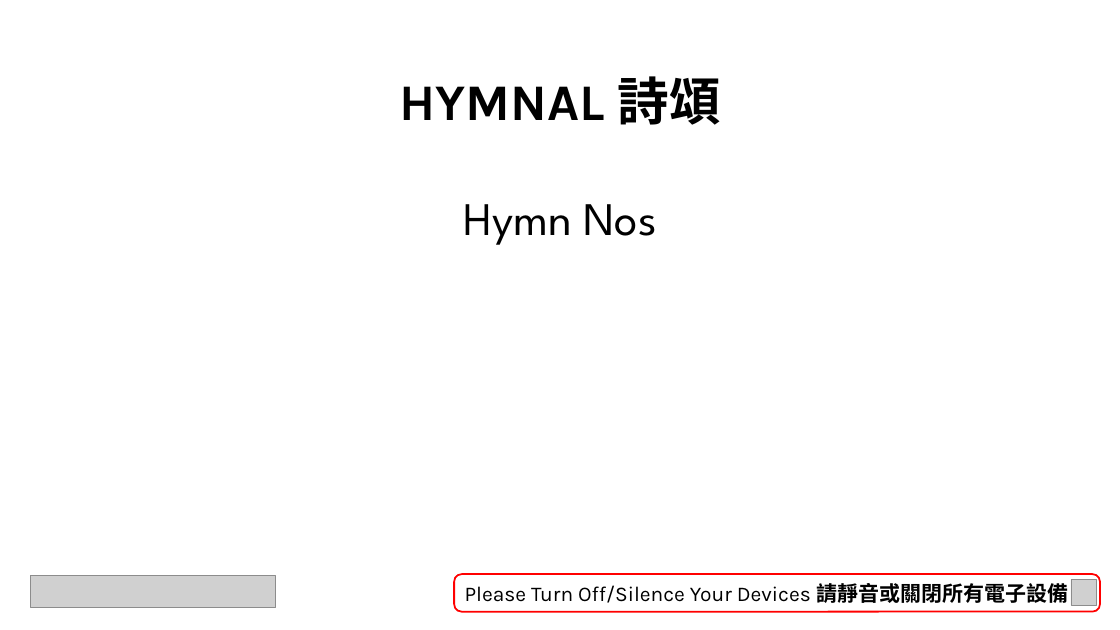
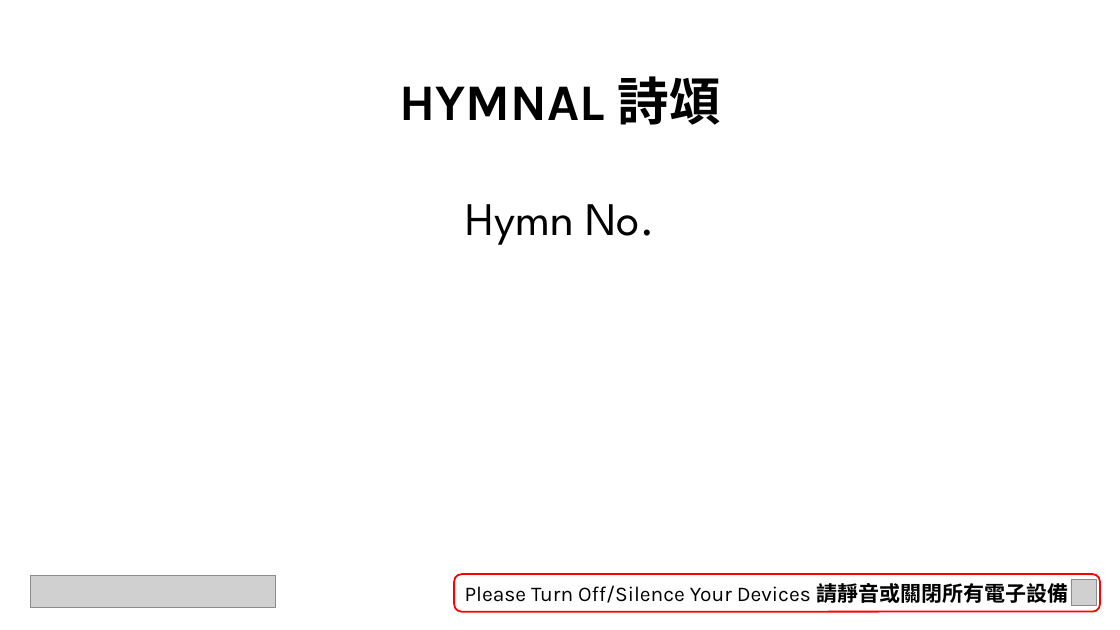
Before and after one commit to calebchanwy/tjc-powerpoint, a slide deck: slide 4 of TJCPowerPoint/Resources/ServiceWidescreen.pptx. Drawn at 1120x630 pixels with LibreOffice and Linux fonts; fonts in the diff are those of the drawing; grey boxes stand for pictures; background and template pictures are left out. Boxes give left, top, right and bottom in pixels: in the first picture for what was removed or moved away, otherwise in the second. Text is boxed around its words. In the diff, an @@ line names an element or a change of style, - is before the commit and + after.

```diff
--- a/TJCPowerPoint/Resources/ServiceWidescreen.pptx
+++ b/TJCPowerPoint/Resources/ServiceWidescreen.pptx
@@ text at [465,204,654,245]: text changed @@
-Hymn Nos
+Hymn No.
```
Also in this commit, not shown: 2 other slides changed, 20 other files.
